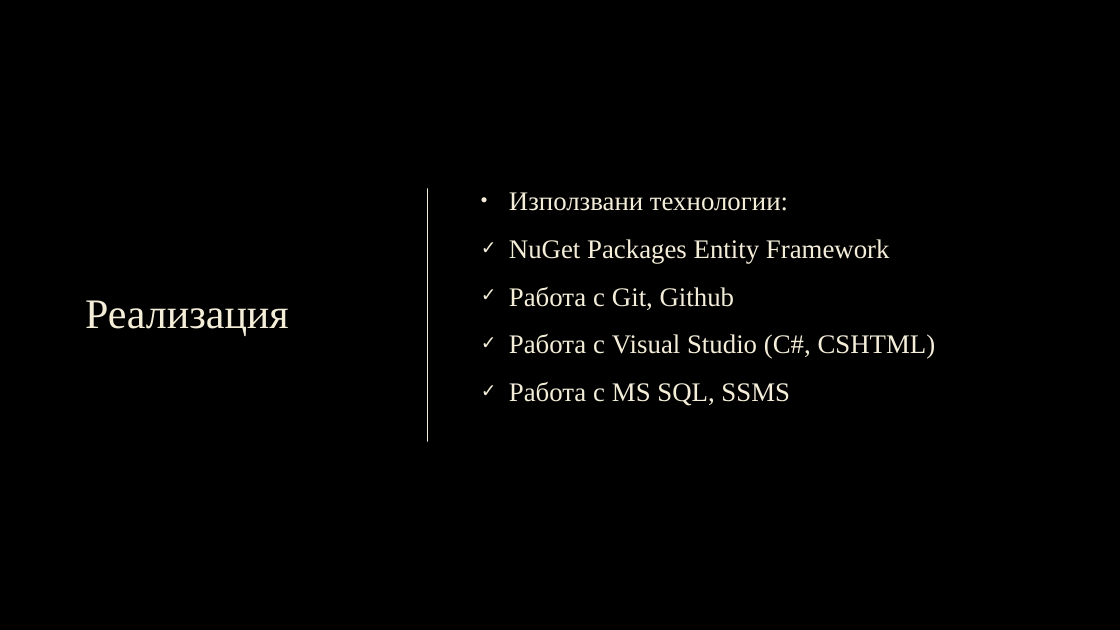
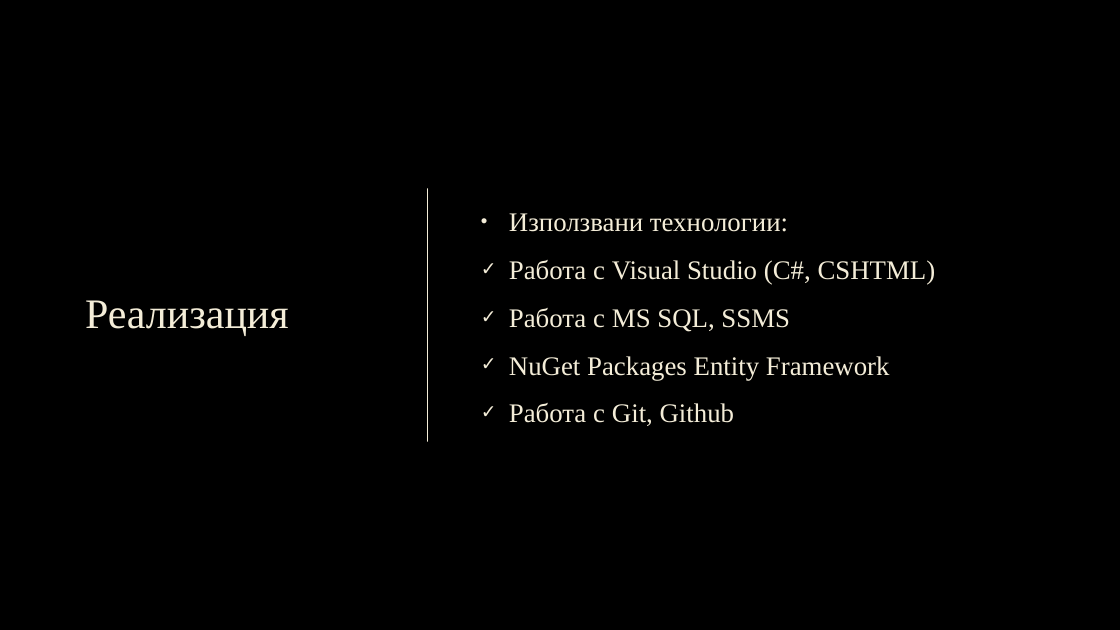
Before and after one commit to Nitrum7/LuxWatch, a slide deck: slide 5 of LuxWatch.pptx. Drawn at 1120x630 pixels with LibreOffice and Linux fonts; fonts in the diff are those of the drawing; background and template pictures are left out. Boxes give left, top, right and bottom in pixels: in the first picture for what was removed or moved away, otherwise in the second. Text is boxed around its words. In the diff, an @@ line names an element or a change of style, - is before the commit and + after.

```diff
--- a/LuxWatch.pptx
+++ b/LuxWatch.pptx
@@ text at [509,260,936,332]: paragraphs added @@
+✓ Работа с Visual Studio (C#, CSHTML)
+✓ Работа с MS SQL, SSMS
@@ text at [509,334,936,406]: paragraphs removed @@
-✓ Работа с Visual Studio (C#, CSHTML)
-✓ Работа с MS SQL, SSMS
```
Also in this commit, not shown: 2 other slides changed, 2 other files.
